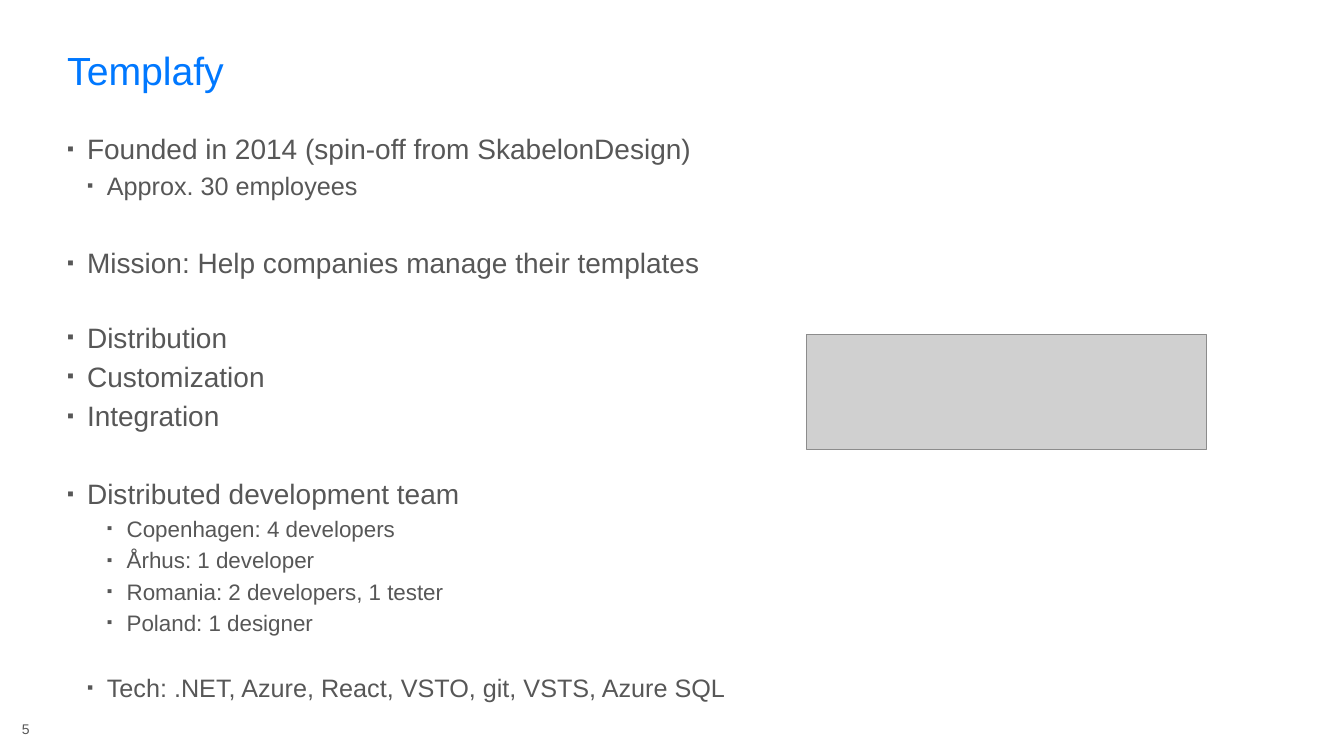
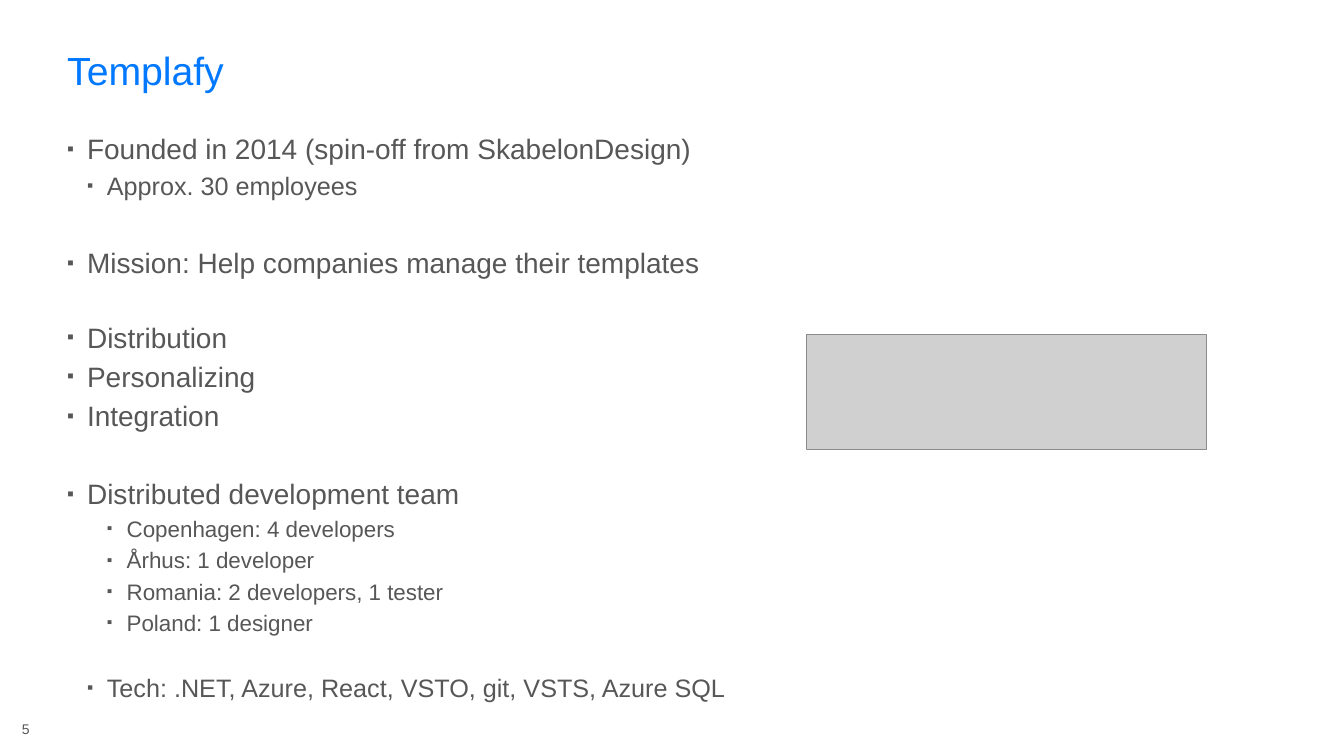
Before and after one commit to rasmuskl/react-webpack-typescript, a slide deck: slide 5 of _notes/Presentation.pptx. Drawn at 1344x756 pixels with LibreOffice and Linux fonts; fonts in the diff are those of the drawing; grey boxes stand for pictures; background and template pictures are left out. Boxes give left, top, right and bottom in pixels: in the first picture for what was removed or moved away, otherwise in the second. Text is boxed around its words. In the diff, an @@ line names an element or a change of style, - is before the commit and + after.

```diff
--- a/_notes/Presentation.pptx
+++ b/_notes/Presentation.pptx
@@ text at [87,366,255,392]: text changed @@
-▪ Customization
+▪ Personalizing
```
Also in this commit, not shown: 7 other slides changed, 3 other files.
